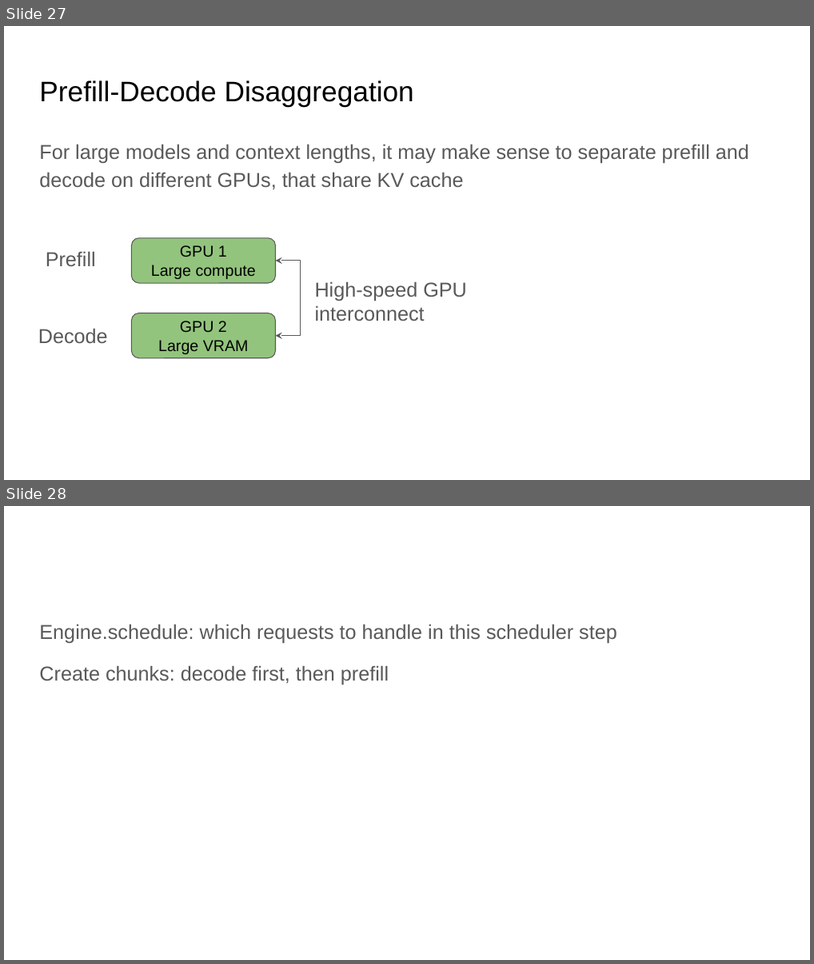
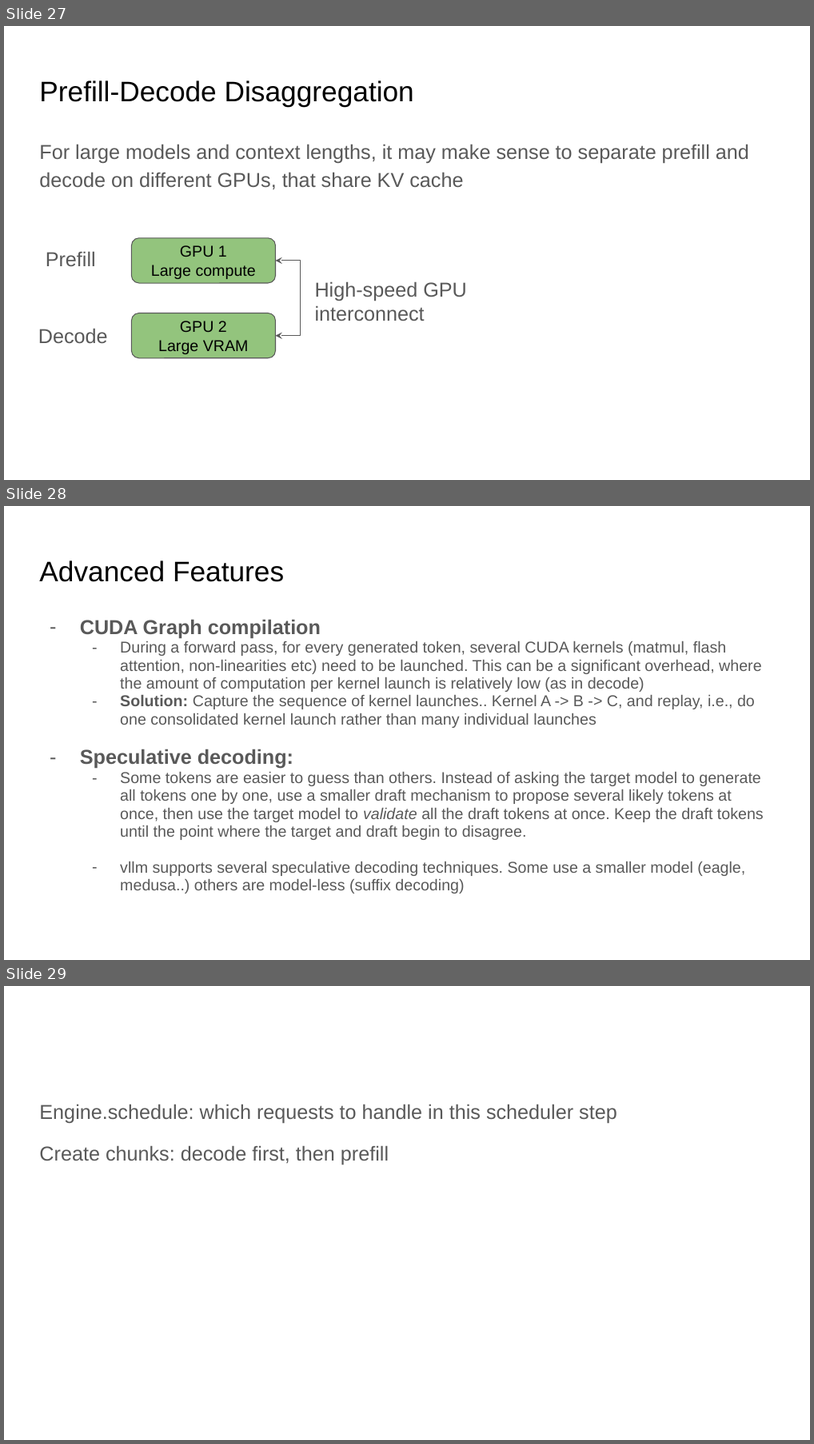
Before and after one commit to ankur6ue/deep-learning-course, a slide deck: Module 8/class_8.1/vllm architecture.pptx. Shown one above the other, each under a label of ours: slides 27 and 28 before the commit, slides 27, 28 and 29 after it. The pictures are 814x964 and 814x1444 pixels, drawn with LibreOffice and Linux fonts; fonts in the diff are those of the drawing. Boxes give left, top, right and bottom in pixels: in the first picture for what was removed or moved away, otherwise in the second. Text is boxed around its words. In the diff, an @@ line names an element or a change of style, - is before the commit and + after.

```diff
--- a/Module 8/class_8.1/vllm architecture.pptx
+++ b/Module 8/class_8.1/vllm architecture.pptx
@@ slide 28 added at (x1=4, y1=506, x2=810, y2=960), background #FFFFFF @@
@@ title added at (x1=39, y1=560, x2=284, y2=582), 25.2 pt, text #000000 @@
+Advanced Features
@@ text added at (x1=80, y1=619, x2=764, y2=893), 14 pt, text #595959 @@
+– CUDA Graph compilation
+  – During a forward pass, for every generated token, several CUDA kernels (matmul, flash attention, non-linearities etc) need to be launched. This can be a significant overhead, where the amount of computation per kernel launch is relatively low (as in decode)
+  – Solution: Capture the sequence of kernel launches.. Kernel A -> B -> C, and replay, i.e., do one consolidated kernel launch rather than many individual launches
+– Speculative decoding:
+  – Some tokens are easier to guess than others. Instead of asking the target model to generate all tokens one by one, use a smaller draft mechanism to propose several likely tokens at once, then use the target model to validate all the draft tokens at once. Keep the draft tokens until the point where the target and draft begin to disagree.
+  – vllm supports several speculative decoding techniques. Some use a smaller model (eagle, medusa..) others are model-less (suffix decoding)
@@ what was slide 28 is now slide 29 @@
```
Also in this commit, not shown: 6 slides changed, 1 other slide added, 1 slide removed.
